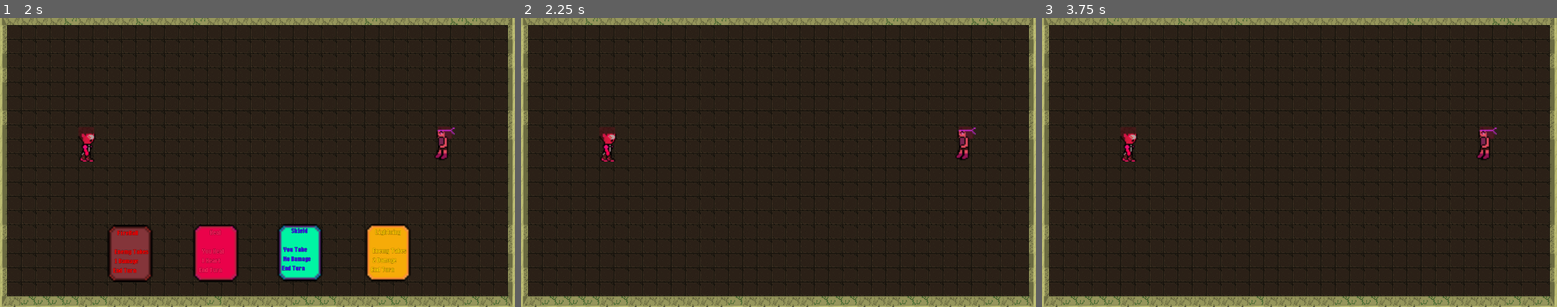
Above: before the commit, frames 1-3 (left to right).
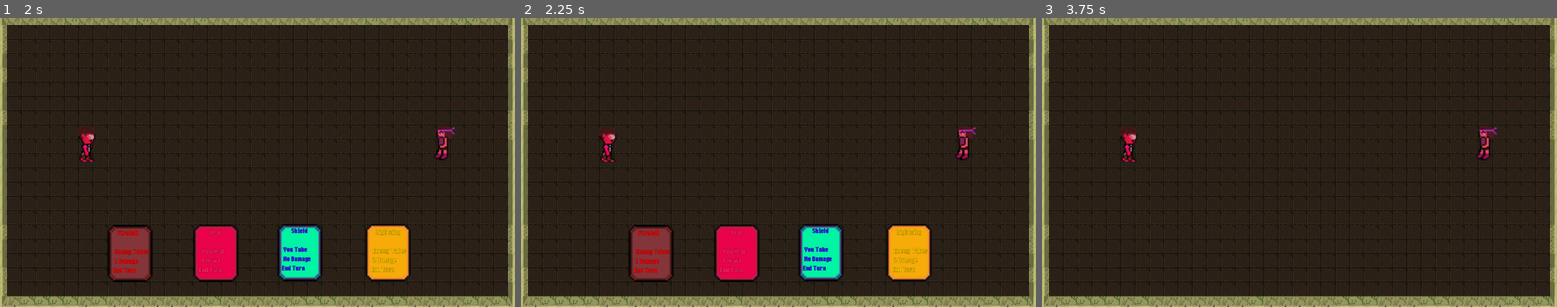
Above: after the commit, the same moments.

Repository: brayden-lav/CS2053GameProject
Game: Godot game, scene res://fighting_ruby_1.tscn
Two runs of this game, one before a commit and one after it. Both use one fixed random seed, a clock stepped at 60 frames per second and the inputs below. This scene is started directly instead of the project's main scene.
Inputs (mouse positions are in pixels of both pictures, inside the frame that each line leads up to):
- Up to frame 1 (2 s): tap Enter at 0.5 s; move the mouse to (128, 252) at 0.52 s; hold D (moveRight) 0.53-1.28 s; click (128, 252) at 0.67 s; tap Space at 1.25 s; move the mouse to (154, 176) at 1.27 s; hold S (moveDown) from 1.28 s (still down); click (154, 176) at 1.42 s
- Up to frame 2 (2.25 s): tap Enter at 2 s; move the mouse to (737, 252) at 2.02 s; release S (moveDown) at 2.03 s; hold D (moveRight) from 2.03 s (still down); click (737, 252) at 2.17 s
- Up to frame 3 (3.75 s): tap Space at 2.75 s; move the mouse to (1273, 220) at 2.77 s; release D (moveRight) at 2.78 s; hold W (moveUp) 2.78-3.53 s; click (1273, 220) at 2.92 s; tap Enter at 3.5 s; move the mouse to (1340, 252) at 3.52 s; hold A (moveLeft) from 3.53 s (still down); click (1340, 252) at 3.67 s

Frame 1 is identical in both runs. In frame 2, 6.3% of the frame differs, in the area x 20-80%, y 71-92%; in frame 3, nothing differs.

Commit message:
making the shield work better, and adding proper health deduction

Diff:
--- a/GemWarsFile/fighting_ruby_1.gd
+++ b/GemWarsFile/fighting_ruby_1.gd
@@ -4,15 +4,31 @@
 	PLAYER,
 	ENEMY
 }
-
+var garnet_shield_active = false
+var ruby_shield_active = false
 var current_turn = Turn.PLAYER
 var cards = []
 var ruby_health = 10
+var ruby_skip_turn = false
+var garnet_max_health = 10
+
+# NEW: Garnet health pulled from GameManager
+var garnet_health = 0
+
+# NEW: Lightning cooldown (player only)
+var lightning_cooldown = 0
 
 
 func _ready():
 	randomize()
 	cards = $Cards.get_children()
+
+	garnet_health = GameManager.garnet_health
+	garnet_max_health = GameManager.garnet_max_health
+
+	if garnet_health <= 0:
+		garnet_health = garnet_max_health
+
 	start_player_turn()
 
 # ------------------------
@@ -21,13 +37,34 @@
 
 func start_player_turn():
 	current_turn = Turn.PLAYER
+
+	# REMOVE Garnet shield at start of her turn (expired)
+	garnet_shield_active = false
+
+	# Reduce cooldown each player turn
+	if lightning_cooldown > 0:
+		lightning_cooldown -= 1
+
 	show_cards(true)
 
 func start_enemy_turn():
 	current_turn = Turn.ENEMY
+
+	# Remove Ruby shield at start of its turn
+	ruby_shield_active = false
+
+	# Check if Ruby should skip this turn
+	if ruby_skip_turn:
+		print("Ruby skips its turn!")
+		ruby_skip_turn = false
+
+		await get_tree().create_timer(0.5).timeout
+		start_player_turn()
+		return
+
 	show_cards(false)
 
-	await get_tree().process_frame  # ensures we're still in tree
+	await get_tree().process_frame
 
 	if !is_inside_tree():
 		return
@@ -56,6 +93,11 @@
 	if current_turn != Turn.PLAYER:
 		return
 
+	# Prevent lightning if on cooldown
+	if card.name == "Card4" and lightning_cooldown > 0:
+		print("Lightning is on cooldown!")
+		return
+
 	print("Player picked:", card.name)
 	resolve_card(card, true)
 	start_enemy_turn()
@@ -65,7 +107,17 @@
 # ------------------------
 
 func enemy_pick_card():
-	var random_card = cards[randi() % cards.size()]
+	# Ruby can ONLY use Fireball (Card1) or Shield (Card3)
+	var allowed_cards = []
+
+	for card in cards:
+		if card.name == "Card1" or card.name == "Card3":
+			allowed_cards.append(card)
+
+	if allowed_cards.size() == 0:
+		return
+
+	var random_card = allowed_cards[randi() % allowed_cards.size()]
 	print("Enemy picked:", random_card.name)
 
 	resolve_card(random_card, false)
@@ -80,7 +132,7 @@
 		"Card1":
 			fireball(is_player, 1)
 		"Card2":
-			heal(is_player)
+			heal()
 		"Card3":
 			shield(is_player)
 		"Card4":
@@ -89,22 +141,48 @@
 # ------------------------
 # DAMAGE CALCULATIONS
 # ------------------------
+
 func damage_ruby(amount):
+	if ruby_shield_active:
+		print("Ruby blocked the attack!")
+		return
+
 	ruby_health -= amount
 	print("Ruby HP:", ruby_health)
 
 	if ruby_health <= 0:
 		ruby_died()
 
+func damage_garnet(amount):
+	if garnet_shield_active:
+		print("Garnet blocked the attack!")
+		return
+
+	garnet_health -= amount
+	print("Garnet HP:", garnet_health)
+
+	if garnet_health <= 0:
+		print("Garnet defeated!")
+
 func ruby_died():
 	print("Ruby died!")
 
 	GameManager.defeated_rubies.append(GameManager.current_ruby_id)
 
+	# Save health before leaving
+	GameManager.garnet_health = garnet_health
+
+	# Delay one frame to avoid tree issues
+	await get_tree().process_frame
+
 	return_to_previous_scene()
 
 func return_to_previous_scene():
-	get_tree().change_scene_to_file(GameManager.previous_scene_path)
+	if GameManager.previous_scene_path == "":
+		print("ERROR: No previous scene set! Returning to Level 1 fallback.")
+		get_tree().change_scene_to_file("res://Level1.tscn")
+	else:
+		get_tree().change_scene_to_file(GameManager.previous_scene_path)
 
 # ------------------------
 # ABILITIES
@@ -112,20 +190,39 @@
 
 func fireball(is_player, damage):
 	if is_player:
-		print("Ruby used FireBall on Garnet for", damage)
-	else:
 		print("Garnet used FireBall on Ruby for", damage)
 		damage_ruby(damage)
+	else:
+		print("Ruby used FireBall on Garnet for", damage)
+		damage_garnet(damage)
 
 func lightning(is_player, damage):
 	if is_player:
-		print("Ruby used Lightning on Garnet for", damage)
-	else:
 		print("Garnet used Lightning on Ruby for", damage)
 		damage_ruby(damage)
 
+		lightning_cooldown = 2
+	else:
+		print("Ruby used Lightning on Garnet for", damage)
+		damage_garnet(damage)
+
 func shield(is_player):
-	print("Ruby uses Shield" if is_player else "Garnet uses Shield")
-
-func heal(is_player):
-	print("Ruby healed 1 HP" if is_player else "Garnet healed 1 HP")
+	if is_player:
+		print("Garnet uses Shield")
+		garnet_shield_active = true
+	else:
+		print("Ruby uses Shield")
+		ruby_shield_active = true
+
+		# Ruby will skip next turn
+		ruby_skip_turn = true
+
+func heal():
+		print("Garnet healed 1 HP")
+		garnet_health += 1
+
+		# Clamp to max health
+		if garnet_health > garnet_max_health:
+			garnet_health = garnet_max_health
+
+		print("Garnet HP:", garnet_health)
--- a/GemWarsFile/game_manager.gd
+++ b/GemWarsFile/game_manager.gd
@@ -4,3 +4,9 @@
 var current_ruby_id = ""
 var defeated_rubies = []
 var previous_player_position: Vector2 = Vector2.ZERO
+
+# Garnet health persists across scenes
+var garnet_health: int = 10
+
+# NEW: Max health
+var garnet_max_health: int = 10
